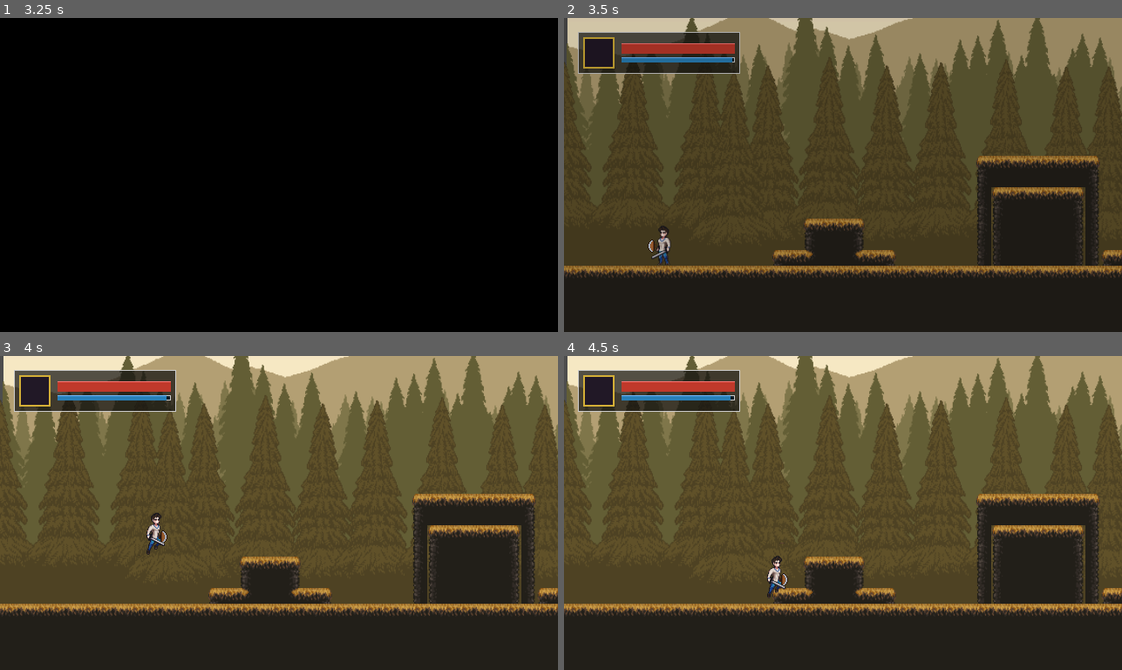
Above: before the commit, frames 1-4 (two rows, left to right).
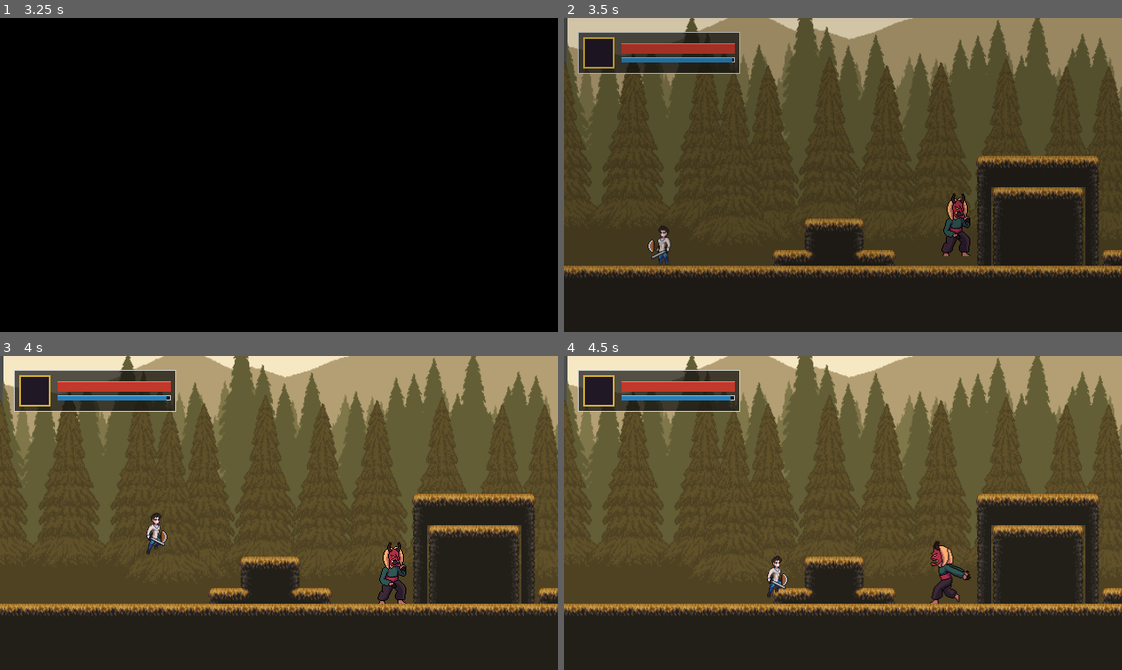
Above: after the commit, the same moments.

Repository: Nomu1Nomu1/gemdev
Game: Godot game, scene res://Scene/MainMenu/main_menu.tscn
The game is run twice, just before and just after one commit, with the same random seed, the same clock (stepped at 60 frames per second) and the same inputs. Sound files missing from this copy of the repository are replaced by a short silence.
Inputs (mouse positions are in pixels of both pictures, inside the frame that each line leads up to):
- Up to frame 1 (3.25 s): click "Play" at 0.5 s; move the mouse to (401, 159) at 1.27 s; hold D (move_right) 1.28-2.78 s; click (401, 159) at 1.35 s; tap Space (jump) at 1.52, 2.27 s; move the mouse to (167, 190) at 2.02 s; click (167, 190) at 2.1 s; move the mouse to (334, 105) at 2.77 s; hold A (move_left) from 2.78 s (still down); hold Right mouse button (block) from 2.78 s (still down); click (334, 105) at 3.05 s
- Up to frame 2 (3.5 s): keep holding A (move_left); keep holding Right mouse button (block)
- Up to frame 3 (4 s): move the mouse to (251, 575) at 3.52 s; release A (move_left) at 3.53 s; release Right mouse button (block) at 3.53 s; hold D (move_right) from 3.53 s (still down); tap Shift (run) at 3.6 s; tap Space (jump) at 3.77 s; click (251, 575) at 3.8 s
- Up to frame 4 (4.5 s): keep holding D (move_right); move the mouse to (1010, 560) at 4.27 s; click (1010, 560) at 4.35 s

Frame 1 is identical in both runs. In frame 2, 0.6% of the frame differs, in the area x 67-73%, y 55-76%; in frame 3, 0.7%, in the area x 67-73%, y 59-79%; in frame 4, 0.7%.

Commit message:
enemi mising

Diff:
--- a/Scene/Main/Level/level_1.gd
+++ b/Scene/Main/Level/level_1.gd
@@ -4,11 +4,14 @@
 
 # Path file scene karakter
 const PLAYER_SCENE = preload("res://Sprites/player_sword.tscn")
+const MELEE_ENEMY_SCENE = preload("res://Scene/Enemy/melee_enemy.tscn")
+const RANGED_ENEMY_SCENE = preload("res://Scene/Enemy/ranged_enemy.tscn")
 
 func _ready() -> void:
 	if GameManager:
 		GameManager.last_played_level = scene_file_path
 	_spawn_player()
+	_spawn_enemies()
 
 func _spawn_player() -> void:
 	if not PLAYER_SCENE:
@@ -19,3 +22,16 @@
 	var player = PLAYER_SCENE.instantiate()
 	player.global_position = spawn_point.global_position
 	add_child(player)
+
+func _spawn_enemies() -> void:
+	var enemy_spawns = [
+		{"scene": MELEE_ENEMY_SCENE, "pos": Vector2(450, 238)},
+		{"scene": RANGED_ENEMY_SCENE, "pos": Vector2(700, 238)},
+		{"scene": MELEE_ENEMY_SCENE, "pos": Vector2(880, 238)},
+	]
+
+	for spawn_info in enemy_spawns:
+		if spawn_info["scene"]:
+			var enemy = spawn_info["scene"].instantiate()
+			enemy.global_position = spawn_info["pos"]
+			add_child(enemy)
--- a/Sprites/player_sword.gd
+++ b/Sprites/player_sword.gd
@@ -164,11 +164,18 @@
 	is_attacking = true
 	velocity.x = 0
 	_hit_targets_in_swing.clear()
+	if attack_shape:
+		attack_shape.disabled = false
+	if attack_area:
+		for b in attack_area.get_overlapping_bodies():
+			_deal_attack_damage(b)
 	_play_anim("Attack")
 
 func _on_animation_finished(anim_name: StringName) -> void:
 	if str(anim_name).to_lower() == "attack":
 		is_attacking = false
+		if attack_shape:
+			attack_shape.disabled = true
 		_hit_targets_in_swing.clear()
 
 # --- Deteksi Serangan Mengenai Objek Lain ---
--- a/archer_2d.gd
+++ b/archer_2d.gd
@@ -2,21 +2,23 @@
 
 @onready var spawn_point: Marker2D = $SpawnPoint
 
-# TODO: belum ada scene karakter Archer (CharacterBody2D) sendiri di project ini,
-# jadi untuk sementara tetap pakai player_sword.tscn supaya scene tidak kosong.
-# Ganti PLAYER_SCENE ini begitu scene archer (mis. res://Sprites/player_archer.tscn) sudah dibuat.
+# Scene karakter untuk jalur Archer (bow)
 const PLAYER_SCENE = preload("res://Sprites/player_sword.tscn")
+const MELEE_ENEMY_SCENE = preload("res://Scene/Enemy/melee_enemy.tscn")
+const RANGED_ENEMY_SCENE = preload("res://Scene/Enemy/ranged_enemy.tscn")
 
 func _ready() -> void:
 	if GameManager:
 		GameManager.last_played_level = scene_file_path
 	_spawn_player()
+	_spawn_enemies()
 
 func _spawn_player() -> void:
 	if not PLAYER_SCENE:
-		push_error("Error: Scene player untuk Archer tidak ditemukan!")
+		push_error("Error: Scene res://Sprites/player_sword.tscn tidak ditemukan!")
 		return
 
+	# Instantiate player dan posisikan di SpawnPoint
 	var player = PLAYER_SCENE.instantiate()
 	player.global_position = spawn_point.global_position
 	add_child(player)
@@ -28,3 +30,17 @@
 		camera.limit_right = 1200
 		camera.limit_bottom = 650
 		camera.reset_smoothing()
+
+func _spawn_enemies() -> void:
+	var enemy_spawns = [
+		{"scene": MELEE_ENEMY_SCENE, "pos": Vector2(450, 238)},
+		{"scene": RANGED_ENEMY_SCENE, "pos": Vector2(700, 238)},
+		{"scene": MELEE_ENEMY_SCENE, "pos": Vector2(950, 238)},
+		{"scene": RANGED_ENEMY_SCENE, "pos": Vector2(1100, 238)},
+	]
+
+	for spawn_info in enemy_spawns:
+		if spawn_info["scene"]:
+			var enemy = spawn_info["scene"].instantiate()
+			enemy.global_position = spawn_info["pos"]
+			add_child(enemy)
--- a/sword_2d.gd
+++ b/sword_2d.gd
@@ -4,11 +4,14 @@
 
 # Scene karakter untuk jalur Vanguard (sword)
 const PLAYER_SCENE = preload("res://Sprites/player_sword.tscn")
+const MELEE_ENEMY_SCENE = preload("res://Scene/Enemy/melee_enemy.tscn")
+const RANGED_ENEMY_SCENE = preload("res://Scene/Enemy/ranged_enemy.tscn")
 
 func _ready() -> void:
 	if GameManager:
 		GameManager.last_played_level = scene_file_path
 	_spawn_player()
+	_spawn_enemies()
 
 func _spawn_player() -> void:
 	if not PLAYER_SCENE:
@@ -27,3 +30,17 @@
 		camera.limit_right = 1200
 		camera.limit_bottom = 650
 		camera.reset_smoothing()
+
+func _spawn_enemies() -> void:
+	var enemy_spawns = [
+		{"scene": MELEE_ENEMY_SCENE, "pos": Vector2(450, 538)},
+		{"scene": RANGED_ENEMY_SCENE, "pos": Vector2(700, 538)},
+		{"scene": MELEE_ENEMY_SCENE, "pos": Vector2(920, 538)},
+		{"scene": RANGED_ENEMY_SCENE, "pos": Vector2(1050, 538)},
+	]
+
+	for spawn_info in enemy_spawns:
+		if spawn_info["scene"]:
+			var enemy = spawn_info["scene"].instantiate()
+			enemy.global_position = spawn_info["pos"]
+			add_child(enemy)
